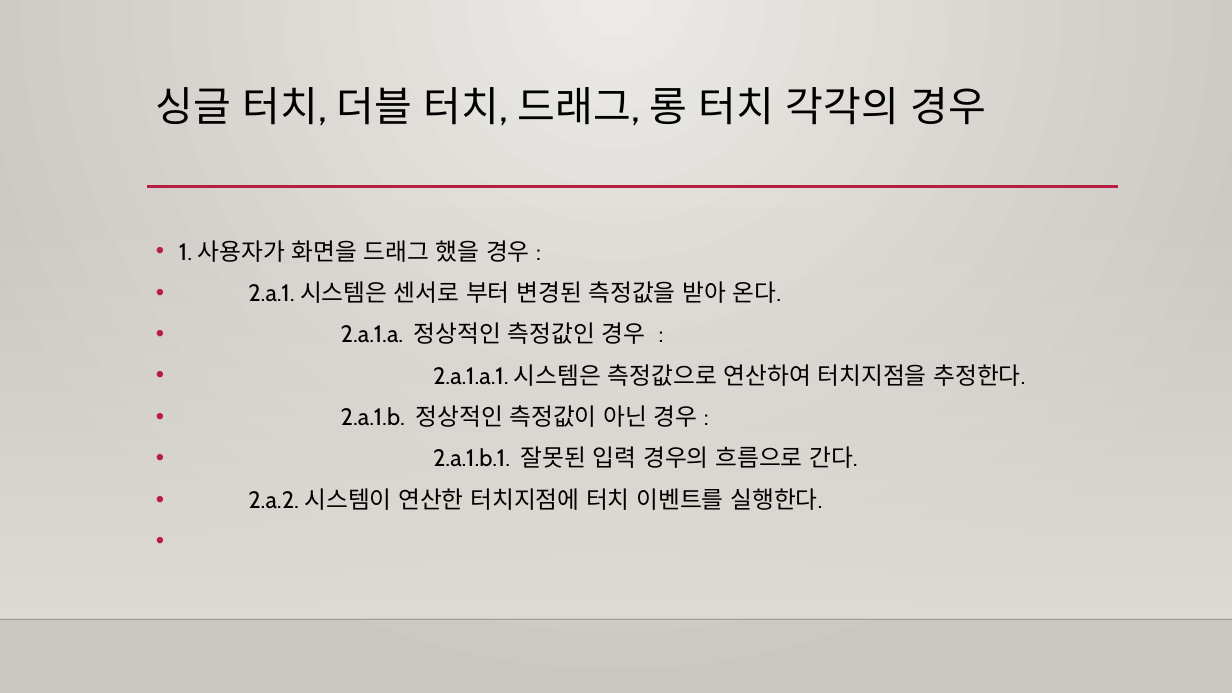
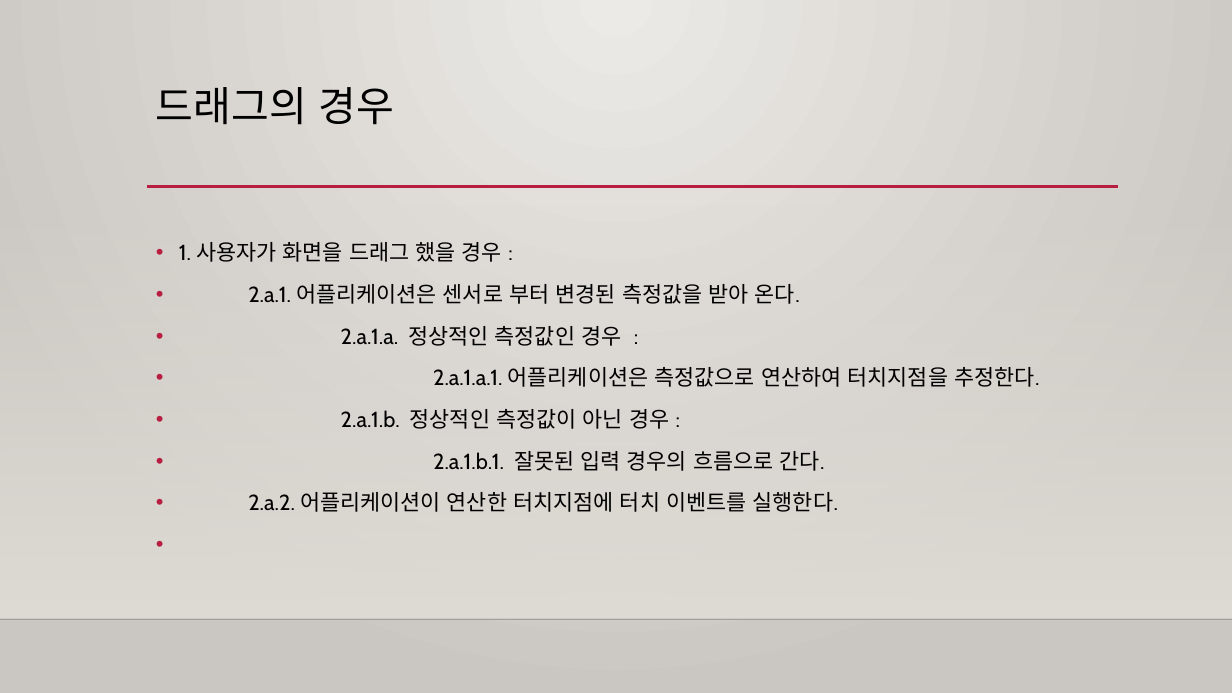
Before and after one commit to Capstone-Design/Documents, a slide deck: slide 11 of 캡스톤디자인발표 17.10.19.pptx (slide 10 before the commit). Drawn at 1232x693 pixels with LibreOffice and Linux fonts; fonts in the diff are those of the drawing; background and template pictures are left out. Boxes give left, top, right and bottom in pixels: in the first picture for what was removed or moved away, otherwise in the second. Text is boxed around its words. In the diff, an @@ line names an element or a change of style, - is before the commit and + after.

```diff
--- a/캡스톤디자인발표 17.10.19.pptx
+++ b/캡스톤디자인발표 17.10.19.pptx
@@ title at (156, 87, 395, 125): text changed @@
-싱글 터치, 더블 터치, 드래그, 롱 터치 각각의 경우
+드래그의 경우
@@ text at (179, 242, 825, 471): size 18.5 to 17 pt in "1. 사용자가 화면을 드래그 했을 경우 :", "2.a.1.a. 정상적인 측정값인 경우 :", "2.a.1.b. 정상적인 측정값이 아닌 경우 :", "2.a.1.b.1. 잘못된 입력 경우의 흐름으로 간다."; line spacing 1 to 1.1 @@
@@ text at (248, 284, 800, 304): text changed; size 18.5 to 17 pt @@
-• 2.a.1. 시스템은 센서로 부터 변경된 측정값을 받아 온다.
+• 2.a.1. 어플리케이션은 센서로 부터 변경된 측정값을 받아 온다.
@@ text at (433, 367, 1039, 387): text changed; size 18.5 to 17 pt @@
-• 2.a.1.a.1. 시스템은 측정값으로 연산하여 터치지점을 추정한다.
+• 2.a.1.a.1. 어플리케이션은 측정값으로 연산하여 터치지점을 추정한다.
@@ text at (248, 492, 838, 512): text changed; size 18.5 to 17 pt @@
-• 2.a.2. 시스템이 연산한 터치지점에 터치 이벤트를 실행한다.
+• 2.a.2. 어플리케이션이 연산한 터치지점에 터치 이벤트를 실행한다.
```
Also in this commit, not shown: 9 other slides changed, 4 slides added.
